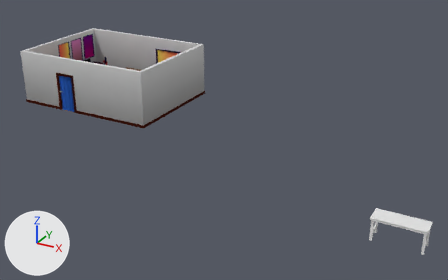
One commit to the Blender file working_files/blender/RoomScene/Blockout.blend: the scene before it, then after it.
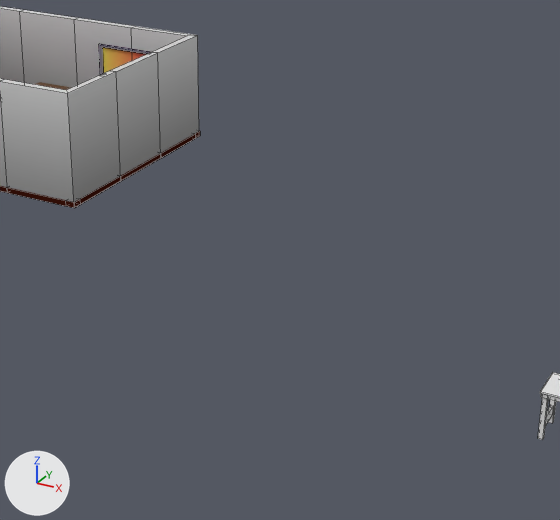
Each version is shown whole from a 50 mm lens placed at (21.1, -27.2, 12.38), pointed at (7.56, -2.59, 0.07), then close up on the part from 24% to 85% of the width and 10% to 100% of the height. Arrows for +X, +Y and +Z are at lower left; the lights stay in place. The last two pictures show the newer version. The close-ups show mesh edges as thin lines.

In view in the first close-up: 'Bedroom_Wall', 'Bedroom_Wall_Running_Board', 'Painting_Bed', 'Simple Table (Outside).001' and 1 more.
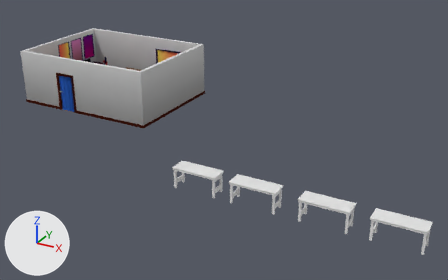
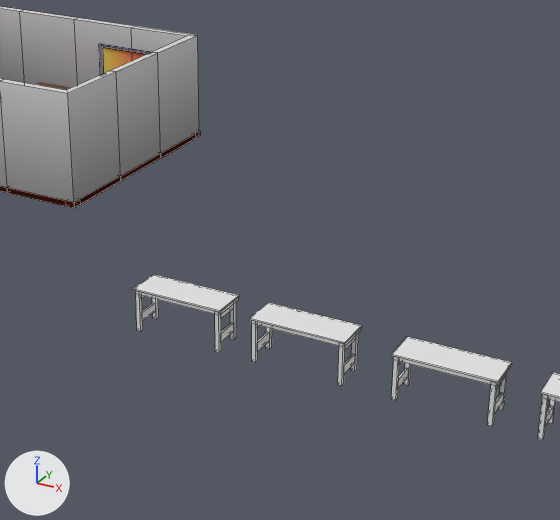
Edits to the bpy script that builds the scene:
```text
Add ob_simple_table__outside__004:
    ob_simple_table__outside__004 = bpy.data.objects.new('Simple Table (Outside).004', me_cube_284.copy())  # the mesh of ob_simple_table__outside__001
    ob_simple_table__outside__004.location = (9.03, -7.5, 0.0)
    ob_simple_table__outside__004.rotation_euler = (1.571, 0.0, 0.0)  # degrees (90, 0, 0)
Add ob_simple_table__outside__003:
    ob_simple_table__outside__003 = bpy.data.objects.new('Simple Table (Outside).003', me_cube_284.copy())  # the mesh of ob_simple_table__outside__001
    ob_simple_table__outside__003.location = (11.7, -7.5, 0.0)
    ob_simple_table__outside__003.rotation_euler = (1.571, 0.0, 0.0)  # degrees (90, 0, 0)
Add ob_simple_table__outside__002:
    ob_simple_table__outside__002 = bpy.data.objects.new('Simple Table (Outside).002', me_cube_284.copy())  # the mesh of ob_simple_table__outside__001
    ob_simple_table__outside__002.location = (14.65, -7.5, 0.0)
    ob_simple_table__outside__002.rotation_euler = (1.571, 0.0, 0.0)  # degrees (90, 0, 0)
```

Boxes (x1, y1, x2, y2) around the edits, measured in the close-ups (560 x 520 px):
'Simple Table (Outside).002', added
    after: (391, 337, 512, 426)
'Simple Table (Outside).003', added
    after: (249, 302, 362, 385)
'Simple Table (Outside).004', added
    after: (132, 274, 239, 352)
